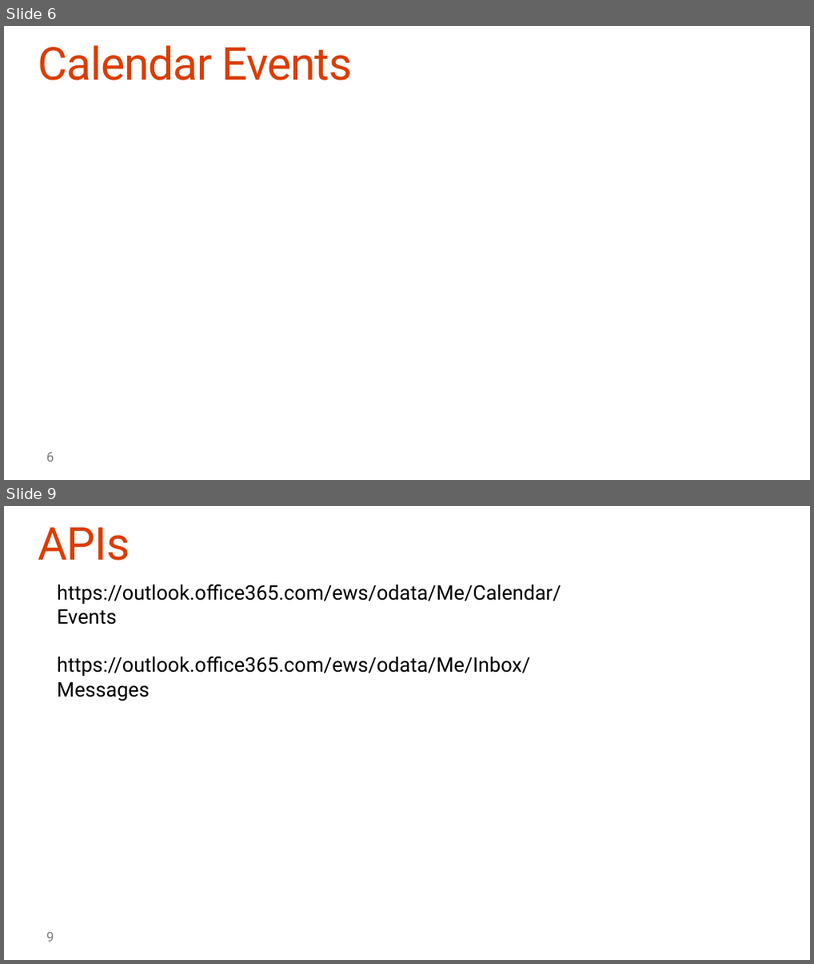
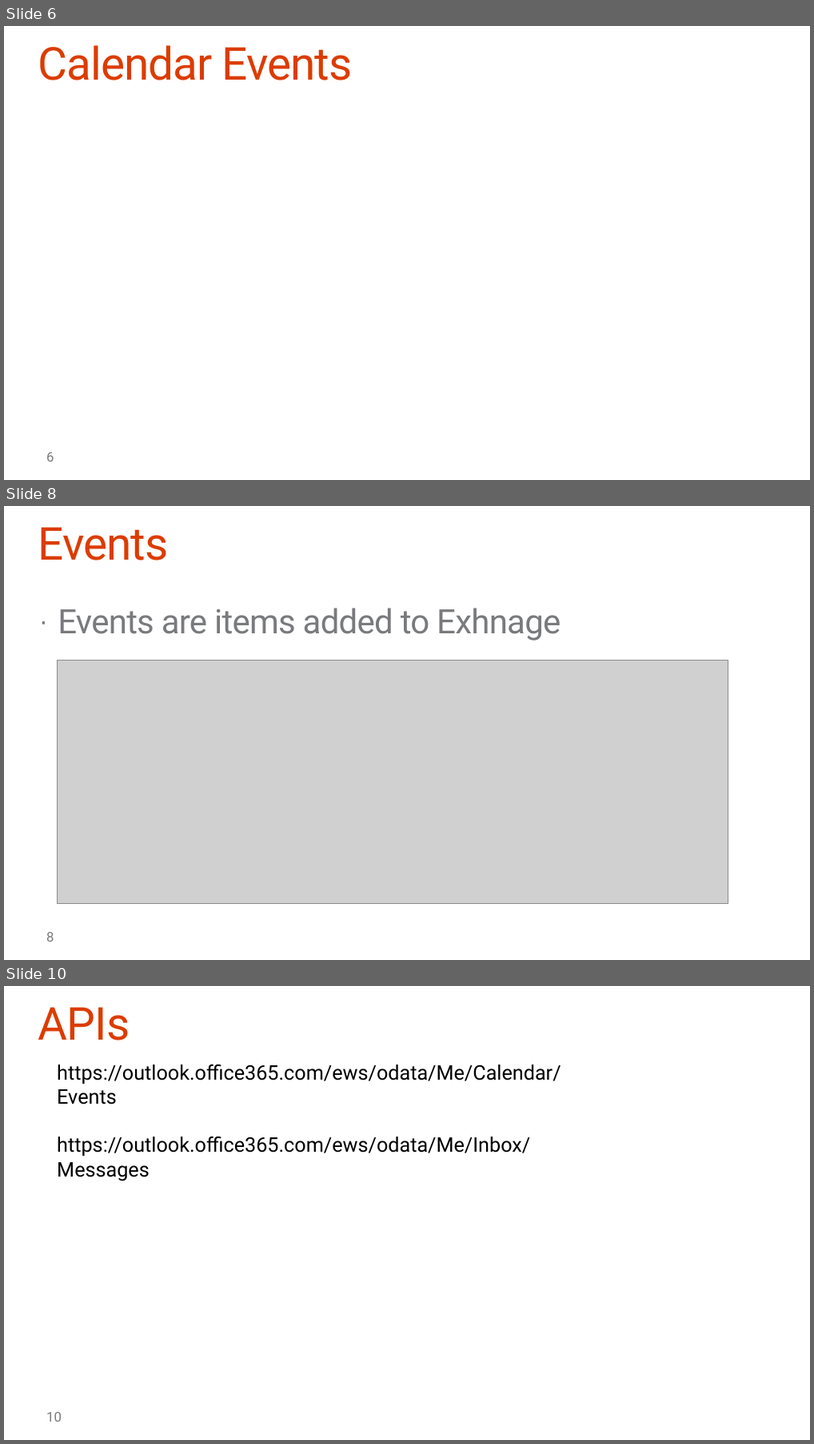
Before and after one commit to OfficeDev/TrainingContent, a slide deck: O3653-2 Deep Dive into Office 365 APIs for Calendar, Mail, and Contacts/O3653-2 Deep Dive into Office 365 APIs for Calendar, Mail, and Contacts.pptx. Shown one above the other, each under a label of ours: slides 6 and 9 before the commit, slides 6, 8 and 10 after it; the slides between them are not shown. The pictures are 814x964 and 814x1444 pixels, drawn with LibreOffice and Linux fonts; fonts in the diff are those of the drawing; grey boxes stand for pictures; background and template pictures are left out. Boxes give left, top, right and bottom in pixels: in the first picture for what was removed or moved away, otherwise in the second. Text is boxed around its words. In the diff, an @@ line names an element or a change of style, - is before the commit and + after.

```diff
--- a/O3653-2 Deep Dive into Office 365 APIs for Calendar, Mail, and Contacts/O3653-2 Deep Dive into Office 365 APIs for Calendar, Mail, and Contacts.pptx
+++ b/O3653-2 Deep Dive into Office 365 APIs for Calendar, Mail, and Contacts/O3653-2 Deep Dive into Office 365 APIs for Calendar, Mail, and Contacts.pptx
@@ slide 8 added at <box>4,506,810,960</box>, background #FFFFFF @@
@@ title added at <box>38,527,169,560</box>, 54 pt, text #DC3C00 @@
+Events
@@ text added at <box>58,608,561,640</box>, 40 pt, text #797A7D @@
+· Events are items added to Exhnage
@@ picture added at <box>58,660,728,904</box> @@
@@ page number added at <box>46,932,54,941</box>, 16 pt, text #797A7D @@
+8
@@ what was slide 9 is now slide 10 @@
@@ page number at <box>46,1412,62,1421</box>: text changed @@
-9
+10
```
Also in this commit, not shown: 3 slides changed, 3 other slides added, 3 slides removed.
